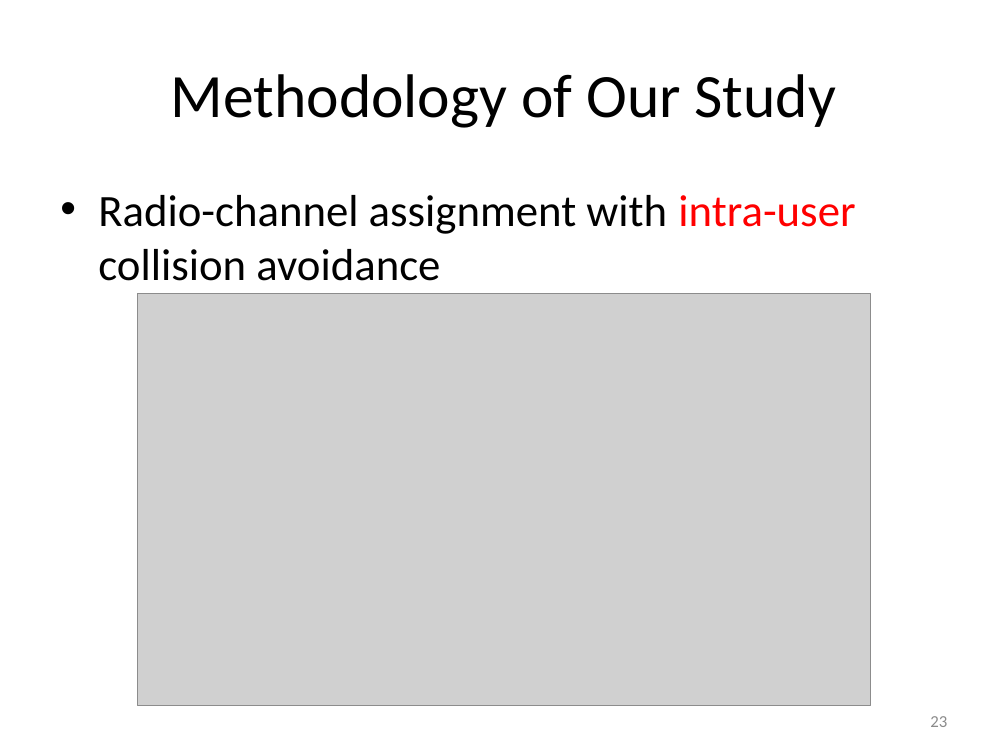
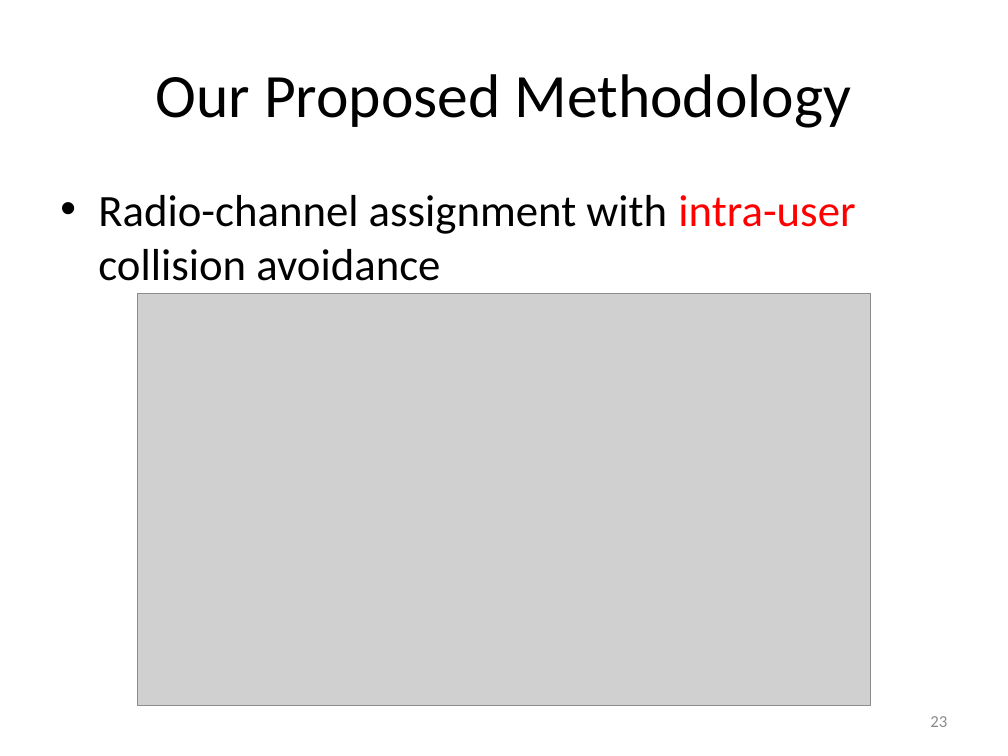
Before and after one commit to takhandipu/MSThesisPresentation, a slide deck: slide 23 of draft.pptx. Drawn at 1008x756 pixels with LibreOffice and Linux fonts; fonts in the diff are those of the drawing; grey boxes stand for pictures. Boxes give left, top, right and bottom in pixels: in the first picture for what was removed or moved away, otherwise in the second. Text is boxed around its words. In the diff, an @@ line names an element or a change of style, - is before the commit and + after.

```diff
--- a/draft.pptx
+++ b/draft.pptx
@@ title at box(156, 74, 852, 128): text changed @@
-Methodology of Our Study
+Our Proposed Methodology
```
Also in this commit, not shown: 8 other slides changed, 12 slides added, 7 slides removed, 2 other files.
